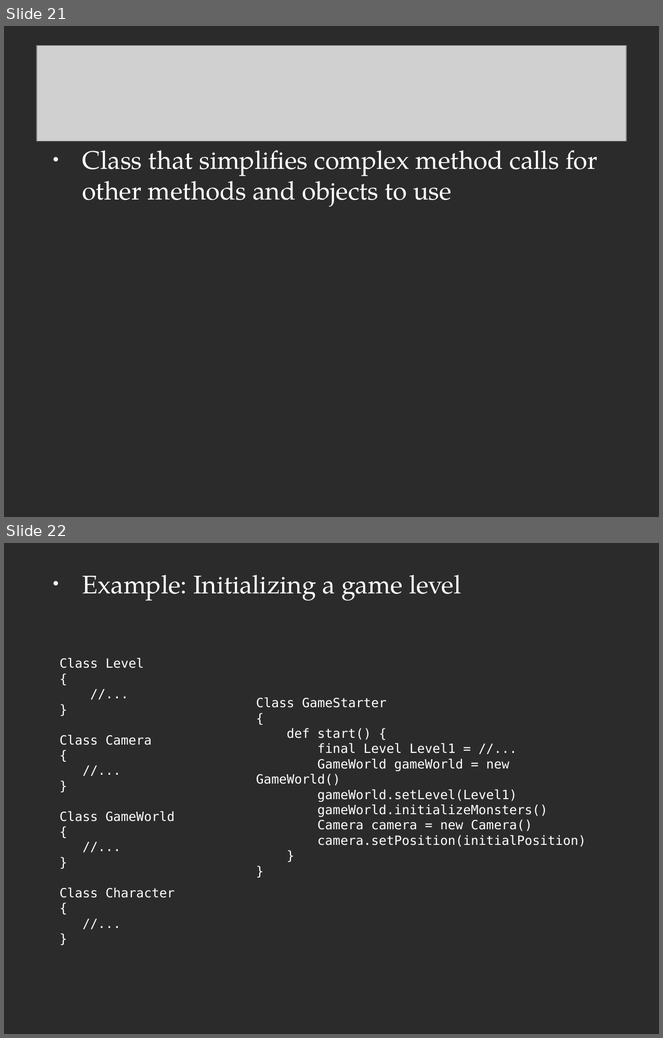
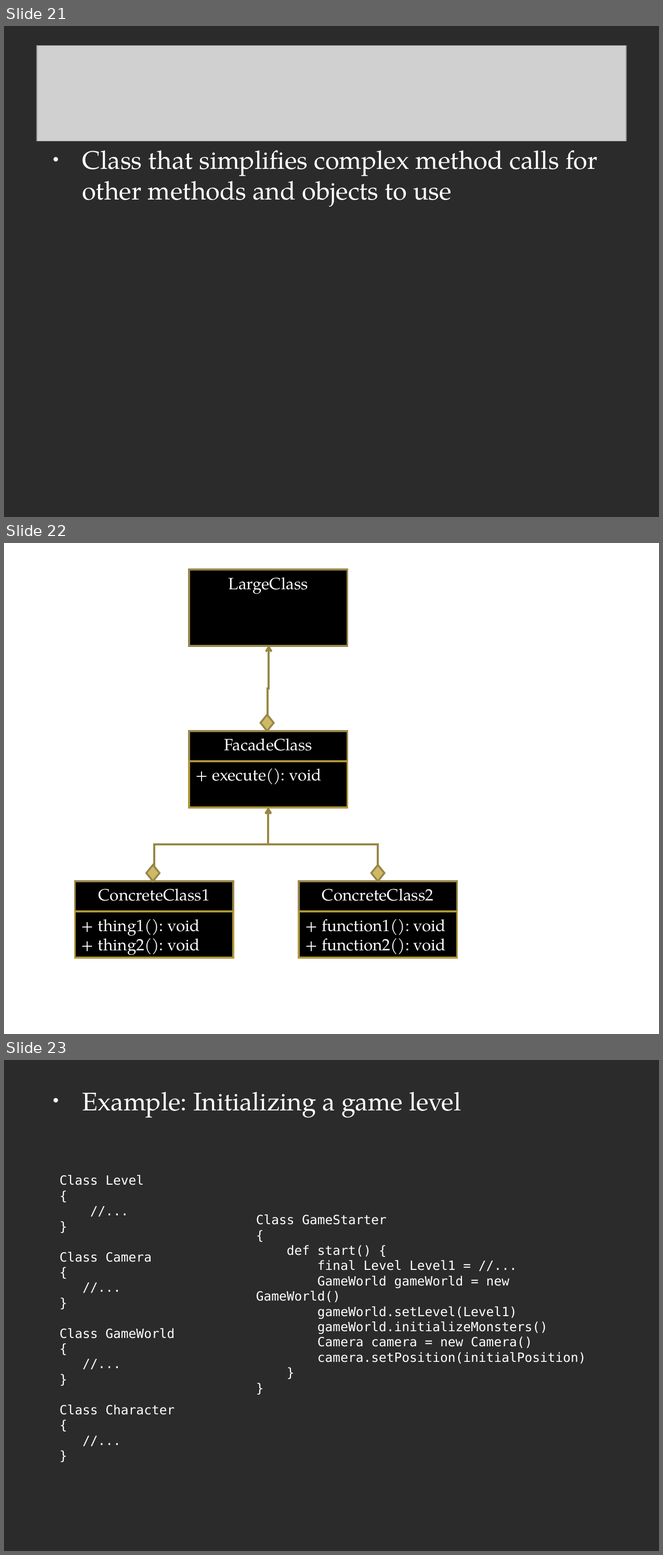
Before and after one commit to tathougies/zynx-se-bootcamp, a slide deck: oop/OO Design and SOLID.ppt. Shown one above the other, each under a label of ours: slides 21 and 22 before the commit, slides 21, 22 and 23 after it. The pictures are 663x1038 and 663x1555 pixels, drawn with LibreOffice and Linux fonts; fonts in the diff are those of the drawing; grey boxes stand for pictures; background and template pictures are left out; a plain dark background stands for a picture behind light text. Boxes give left, top, right and bottom in pixels: in the first picture for what was removed or moved away, otherwise in the second. Text is boxed around its words. In the diff, an @@ line names an element or a change of style, - is before the commit and + after.

Commit message:
Rearragned slides and added new ones on presentation

```diff
--- a/oop/OO Design and SOLID.ppt
+++ b/oop/OO Design and SOLID.ppt
@@ slide 22 added at [4, 543, 659, 1034], background picture (left out) @@
@@ rectangle added at [190, 570, 348, 646], fill #000000, outline #978749 2.01 pt, 18 pt, text #FFFFFF @@
+LargeClass
@@ elbow arrow added from (268, 732) to (269, 645), #988744 2.24 pt @@
@@ diamond added at [261, 715, 274, 731], fill #CEB966, outline #978749 2.01 pt @@
@@ rectangle added at [190, 731, 348, 808], fill #000000, outline #978749 2.01 pt, 18 pt, text #FFFFFF @@
+FacadeClass
@@ rectangle added at [190, 761, 348, 807], fill #000000, outline #AF9738 2.01 pt, 18 pt, text #FFFFFF @@
++ execute(): void
@@ elbow arrow added from (154, 882) to (268, 808), #988744 2.24 pt @@
@@ elbow arrow added from (378, 882) to (268, 808), #988744 2.24 pt @@
@@ diamond added at [146, 865, 159, 882], fill #CEB966, outline #978749 2.01 pt @@
@@ diamond added at [372, 865, 385, 882], fill #CEB966, outline #978749 2.01 pt @@
@@ rectangle added at [75, 882, 233, 958], fill #000000, outline #978749 2.01 pt, 18 pt, text #FFFFFF @@
+ConcreteClass1
@@ rectangle added at [299, 882, 457, 958], fill #000000, outline #978749 2.01 pt, 18 pt, text #FFFFFF @@
+ConcreteClass2
@@ rectangle added at [75, 912, 233, 958], fill #000000, outline #AF9738 2.01 pt, 18 pt, text #FFFFFF @@
++ thing1(): void
++ thing2(): void
@@ rectangle added at [299, 912, 457, 958], fill #000000, outline #AF9738 2.01 pt, 18 pt, text #FFFFFF @@
++ function1(): void
++ function2(): void
@@ what was slide 22 is now slide 23 @@
```
